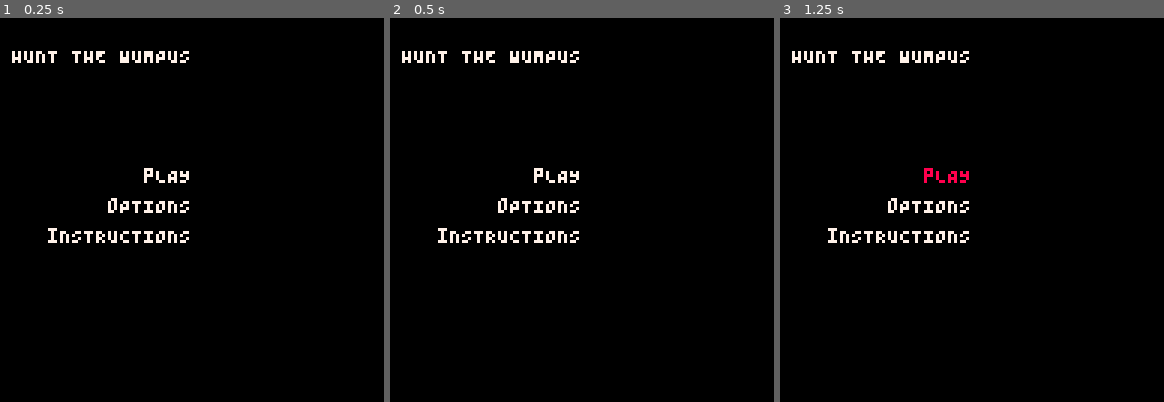
Above: before the commit, frames 1-3 (left to right).
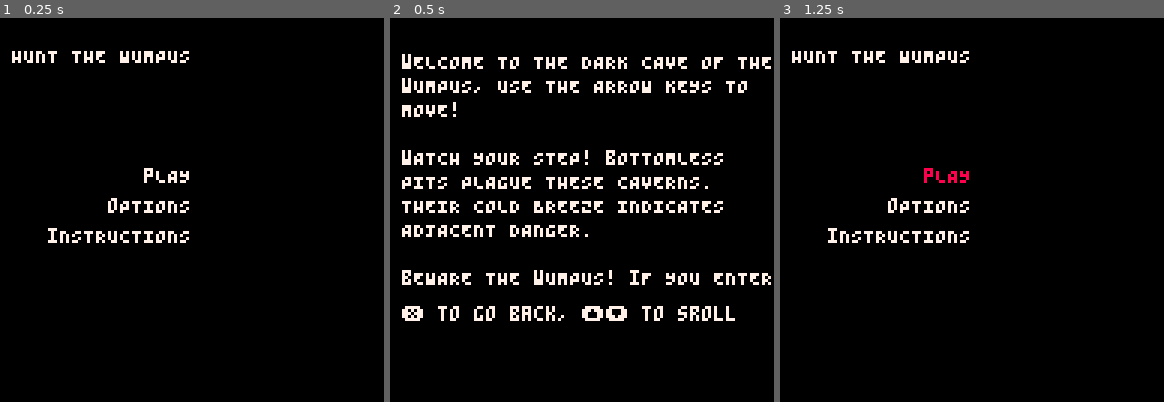
Above: after the commit, the same moments.

Repository: PaoloPortugal/wumpus-world
Game: PICO-8 cartridge wumpus-world.p8
Same seed, same stepped clock (60 frames per second), same inputs: the game is played once before the commit and once after it.
Inputs:
- Up to frame 1 (0.25 s): no input
- Up to frame 2 (0.5 s): tap O (Z key) at 0.33 s
- Up to frame 3 (1.25 s): tap O (Z key) at 0.7 s; tap X (X key) at 1.07 s

Frame 1 is identical in both runs. In frame 2, 9.6% of the frame differs, in the area x 3-100%, y 8-79%; in frame 3, nothing differs.

Commit message:
Fixed the instructions menu

Diff:
--- a/wumpus-world.p8
+++ b/wumpus-world.p8
@@ -385,19 +385,29 @@
 
 end
 
+
 function handle_general_menu_input()
--- handles general menu navigation
-
-	-- this one was a bit optimized by ChatGPT, mainly this part where I get the menu_items
-	local menu_items = (current_menu==0 and main_menu_items) or options_menu_items
-
+-- handles the base input for menus
+-- this one was a bit optimized by ChatGPT, mainly this part where I get the menu_items
+    -- get the appropriate menu items for scrolling and selection
+    local menu_items = (current_menu==0 and main_menu_items) or
+                       (current_menu==1 and options_menu_items) or nil
+
+    -- universal back button
     if btnp(5) then
         current_menu = 0
         menu_index = 1
         return
     end
 
+    if current_menu == 2 then
+        -- instruction menu scrolling
+        handle_instruction_menu_input()
+        return
+    end
+
     if menu_items then
+        -- up/down navigation
         if btnp(2) and menu_index>1 then menu_index -= 1 end
         if btnp(3) and menu_index<#menu_items then menu_index += 1 end
 
@@ -443,6 +453,27 @@
 			end
 		end
 	end
+end
+
+-- instruction menu scrolling thingy done by ChatGPT
+-- globals for instructions menu
+instr_scroll = 0
+INSTR_SCROLL_SPEED = 5
+INSTR_MAX_Y = 0 -- calculated dynamically after drawing all text
+
+function handle_instruction_menu_input()
+    -- scroll instructions up/down
+    if btnp(2) then -- up
+        instr_scroll = max(instr_scroll - INSTR_SCROLL_SPEED, 0)
+    elseif btnp(3) then -- down
+        instr_scroll = min(instr_scroll + INSTR_SCROLL_SPEED, INSTR_MAX_Y)
+    end
+
+    -- go back to main menu
+    if btnp(5) then -- X
+        current_menu = 0
+        menu_index = 1
+    end
 end
 
 function move(player, world)
@@ -740,7 +771,61 @@
 end
 
 function draw_instructions_menu()
-
+    cls()
+
+    local function print_wrapped(text, x, y, col, max_chars)
+        local words = split(text, " ")
+        local line = ""
+        local line_y = y
+        local last_y = y
+
+        for w in all(words) do
+            local test_line = line == "" and w or line.." "..w
+            if #test_line > max_chars then
+                -- only print if above black area
+                if line_y - instr_scroll < 96 then
+                    print(line, x, line_y - instr_scroll, col)
+                end
+                line = w
+                line_y += 8
+            else
+                line = test_line
+            end
+            last_y = line_y
+        end
+
+        if line ~= "" and line_y - instr_scroll < 96 then
+            print(line, x, line_y - instr_scroll, col)
+            last_y = line_y + 8
+        end
+
+        return last_y
+    end
+
+    local y = 12
+
+    -- instructions text
+    y = print_wrapped("wELCOME TO THE DARK CAVE OF THE wUMPUS, USE THE ARROW KEYS TO MOVE!", 4, y, 7, 31)
+    y += 8
+    y = print_wrapped("wATCH YOUR STEP! bOTTOMLESS PITS PLAGUE THESE CAVERNS. THEIR COLD BREEZE INDICATES ADJACENT DANGER.", 4, y, 7, 31)
+    y += 8
+    y = print_wrapped("bEWARE THE wUMPUS! iF YOU ENTER ITS TILE IT WILL DEVOUR YOU! ITS TERRIBLE STENCH REVEALS ITS LOCATION NEARBY. yOU CAN, HOWEVER, SHOOT AT A wUMPUS WITH z TO KILL IT", 4, y, 7, 31)
+    y += 8
+    y = print_wrapped("cOLLECT ALL THE SHINY GOLD! iTS GLITTER HINTS AT NEARBY TREASURES.", 4, y, 7, 31)
+    y += 8
+    y = print_wrapped("iF YOU KILL ALL THE wUMPUS (OR COLLECT ALL GOLD IF ARROWS RUN OUT) YOU WIN!", 4, y, 7, 31)
+    y += 8
+    y = print_wrapped("gOOD LUCK, EXPLORER...", 4, y, 7, 31)
+    y += 8
+
+    -- store max scrollable value
+    INSTR_MAX_Y = max(0, y - 90)
+
+    -- fill everything at y >= 96 with black
+    rectfill(0, 92, 127, 127, 0)
+
+    -- draw back message
+    print("❎ to go back, ⬆️⬇️ to sroll", 4, 96, 7)
 end
 
 function draw_dead(player, world)
